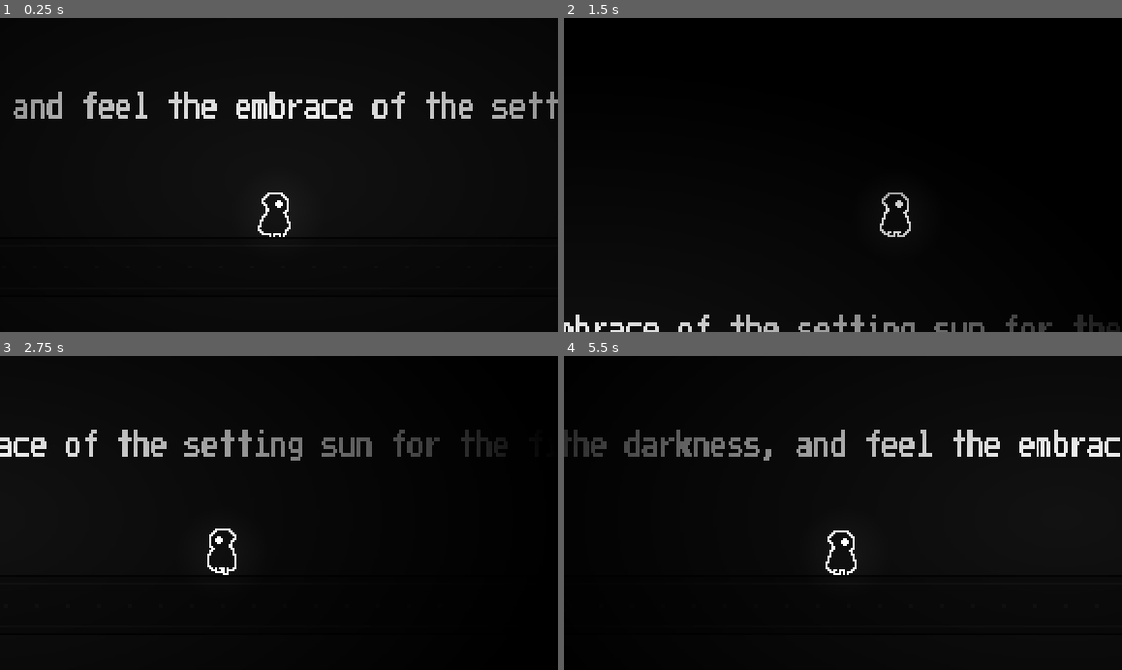
Above: before the commit, frames 1-4 (two rows, left to right).
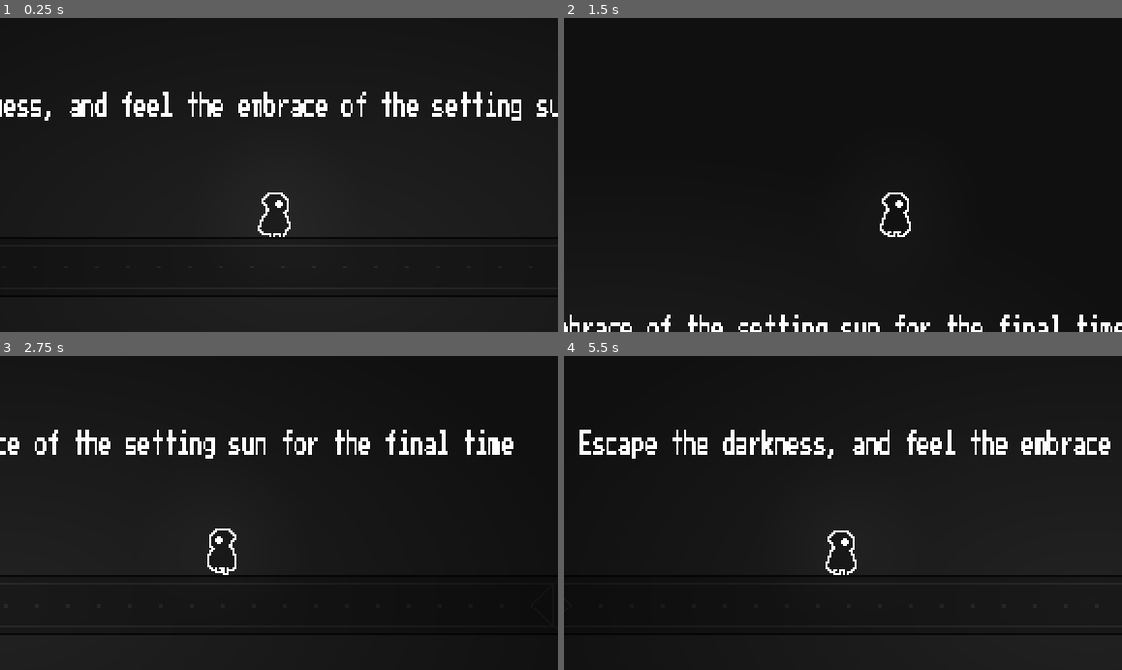
Above: after the commit, the same moments.

Repository: cheeseEnthusiasts/dusks-embrace
Game: Godot game, scene res://scenes/levels/startingroom.tscn
The game is run twice, just before and just after one commit, with the same random seed, the same clock (stepped at 60 frames per second) and the same inputs.
Inputs:
- Up to frame 1 (0.25 s): no input
- Up to frame 2 (1.5 s): tap Enter (ui_accept) at 0.5, 0.77 s; hold Right (ui_right) from 0.53 s (still down); tap Shift (player_dash) at 0.6, 1.35 s
- Up to frame 3 (2.75 s): tap Enter (ui_accept) at 1.52 s; release Right (ui_right) at 2.03 s; hold Left (ui_left) from 2.03 s (still down); tap Shift (player_dash) at 2.1 s
- Up to frame 4 (5.5 s): release Left (ui_left) at 2.78 s; hold Right (ui_right) 2.78-4.28 s; tap Shift (player_dash) every 0.75 s from 2.85 to 5.1 s; tap Enter (ui_accept) at 3.02, 3.77, 4.52, 5 s; hold Left (ui_left) 4.28-5.03 s; hold Right (ui_right) from 5.03 s (still down)

The runs differ from the first frame. In frame 1, 4.2% of the frame differs, in the area x 0-100%, y 23-87%; in frame 2, 2.5%; in frame 3, 3.7%; in frame 4, 4.3%.

Commit message:
More platforms, keybind import

Diff:
--- a/project.godot
+++ b/project.godot
@@ -70,6 +70,11 @@
 "events": [Object(InputEventKey,"resource_local_to_scene":false,"resource_name":"","device":0,"window_id":0,"alt_presse …(181 unchanged characters)…
 ]
 }
+interact={
+"deadzone": 0.5,
+"events": [Object(InputEventKey,"resource_local_to_scene":false,"resource_name":"","device":-1,"window_id":0,"alt_pressed":false,"shift_pressed":false,"ctrl_pressed":false,"meta_pressed":false,"pressed":false,"keycode":0,"physical_keycode":69,"key_label":0,"unicode":101,"echo":false,"script":null)
+]
+}
 
 [rendering]
 
--- a/scenes/characters/player.tscn
+++ b/scenes/characters/player.tscn
@@ -1,20 +1,11 @@
-[gd_scene load_steps=27 format=3 uid="uid://j6p1euxnij8r"]
+[gd_scene load_steps=26 format=3 uid="uid://j6p1euxnij8r"]
 
 [ext_resource type="Script" path="res://scripts/characters/player/player.gd" id="1_rnsiy"]
 [ext_resource type="Texture2D" uid="uid://b0c5y5vu4o3lv" path="res://assets/betteritem.png" id="2_58gf2"]
 [ext_resource type="Shader" path="res://scenes/characters/player.gdshader" id="2_ee1jn"]
+[ext_resource type="Texture2D" uid="uid://crg6ily7xc3dq" path="res://scripts/light.png" id="2_vrewl"]
 [ext_resource type="Texture2D" uid="uid://dl86xpvglul3t" path="res://assets/jumo.png" id="3_cqy22"]
 [ext_resource type="Texture2D" uid="uid://cnvrhanu5bo56" path="res://assets/run.png" id="3_gplx8"]
-
-[sub_resource type="Gradient" id="Gradient_l3h7w"]
-offsets = PackedFloat32Array(0.00645161, 0.16129, 0.554839)
-colors = PackedColorArray(0.412152, 0.412152, 0.412152, 1, 0.393548, 0.393548, 0.393548, 1, 0, 0, 0, 1)
-
-[sub_resource type="GradientTexture2D" id="GradientTexture2D_wegv1"]
-gradient = SubResource("Gradient_l3h7w")
-use_hdr = true
-fill = 1
-fill_from = Vector2(0.509174, 0.495413)
 
 [sub_resource type="RectangleShape2D" id="RectangleShape2D_001xl"]
 size = Vector2(6, 22)
@@ -159,11 +150,11 @@
 script = ExtResource("1_rnsiy")
 
 [node name="PointLight2D" type="PointLight2D" parent="."]
-position = Vector2(-1, 5)
-energy = 1.42
+scale = Vector2(0.19, 0.195)
+energy = 0.54
 shadow_enabled = true
 shadow_filter = 2
-texture = SubResource("GradientTexture2D_wegv1")
+texture = ExtResource("2_vrewl")
 
 [node name="CollisionShape2D" type="CollisionShape2D" parent="."]
 position = Vector2(-1, 5)
--- a/scenes/levels/startingroom.tscn
+++ b/scenes/levels/startingroom.tscn
@@ -19,6 +19,9 @@
 
 [sub_resource type="RectangleShape2D" id="RectangleShape2D_082w6"]
 size = Vector2(20.7866, 5.81197)
+
+[sub_resource type="RectangleShape2D" id="RectangleShape2D_t6ime"]
+size = Vector2(1.12067, 5.73788)
 
 [sub_resource type="TileSetAtlasSource" id="TileSetAtlasSource_ukkye"]
 texture = ExtResource("4_p7mxq")
@@ -42,57 +45,67 @@
 [node name="startingroom" type="Node2D"]
 
 [node name="Background" type="Sprite2D" parent="."]
-position = Vector2(985, 145)
-scale = Vector2(53.4375, 22.6094)
+position = Vector2(742, 6)
+scale = Vector2(106.063, 80.4141)
 texture = SubResource("GradientTexture2D_llmht")
 
 [node name="player" parent="." instance=ExtResource("1_w2ooc")]
+z_index = 1
 position = Vector2(142, 40)
-
-[node name="Lighting" type="Node" parent="."]
-
-[node name="Starting Light" type="PointLight2D" parent="Lighting"]
-position = Vector2(145, 49)
-scale = Vector2(1.30717, 0.748236)
-energy = 1.49
-shadow_enabled = true
-texture = ExtResource("2_uyy4v")
-
-[node name="Platform1" type="PointLight2D" parent="Lighting"]
-position = Vector2(623, 90)
-scale = Vector2(0.592225, 0.384805)
-energy = 0.93
-texture = ExtResource("2_uyy4v")
 
 [node name="platforms" type="StaticBody2D" parent="."]
 position = Vector2(162, 133)
 scale = Vector2(27.6621, 5.16176)
 physics_material_override = SubResource("PhysicsMaterial_3oynt")
 
-[node name="Platform 1" type="CollisionShape2D" parent="platforms"]
+[node name="Platform1" type="CollisionShape2D" parent="platforms"]
 position = Vector2(16.6835, -7.94303)
 scale = Vector2(1.06098, 1.04081)
 shape = SubResource("RectangleShape2D_eyuei")
 
-[node name="CollisionShape2D" type="CollisionShape2D" parent="platforms"]
+[node name="Platform1" type="PointLight2D" parent="platforms/Platform1"]
+scale = Vector2(0.0201788, 0.0716261)
+energy = 0.93
+texture = ExtResource("2_uyy4v")
+
+[node name="Starting Platform" type="CollisionShape2D" parent="platforms"]
 position = Vector2(-0.0903759, -7.94303)
 shape = SubResource("RectangleShape2D_082w6")
 
+[node name="Starting Light" type="PointLight2D" parent="platforms/Starting Platform"]
+scale = Vector2(0.0472548, 0.144957)
+energy = 1.49
+shadow_enabled = true
+texture = ExtResource("2_uyy4v")
+
+[node name="Platform2" type="CollisionShape2D" parent="platforms"]
+position = Vector2(21.8892, -16.8918)
+scale = Vector2(1, 1)
+shape = SubResource("RectangleShape2D_t6ime")
+
+[node name="Platform2" type="PointLight2D" parent="platforms/Platform2"]
+position = Vector2(-0.0178413, -0.15669)
+scale = Vector2(0.00636647, 0.0283629)
+energy = 0.93
+texture = ExtResource("2_uyy4v")
+
 [node name="darkness" type="CanvasModulate" parent="."]
+visible = false
+z_index = 2
 color = Color(0, 0, 0, 1)
 
 [node name="TileMap" type="TileMap" parent="."]
 scale = Vector2(0.999095, 0.961422)
 tile_set = SubResource("TileSet_b2xkm")
 format = 2
-layer_0/tile_data = PackedInt32Array(393208, 0, 0, 393209, 6 …(1435 unchanged characters)… 65536, 2, 458745, 65536, 2, 458744, 0, 2)
+layer_0/tile_data = PackedInt32Array(393208, 0, 0, 393209, 6 …(1435 unchanged characters)… 65536, 2, 458745, 65536, 2, 458744, 0, 2, 196655, 0, 2, 196656, 131072, 2, 131120, 131072, 0, 131119, 0, 0)
 
 [node name="Label" type="Label" parent="."]
-offset_left = -181.0
+offset_left = -107.0
 offset_top = 2.0
-offset_right = 1083.0
-offset_bottom = 28.0
-scale = Vector2(0.552637, 0.956564)
+offset_right = 1157.0
+offset_bottom = 27.0
+scale = Vector2(0.418858, 0.931284)
 theme_override_fonts/font = ExtResource("3_xiay5")
 theme_override_font_sizes/font_size = 16
 text = "Escape the darkness, and feel the embrace of the setting sun for the final time"
--- a/scripts/global.gd
+++ b/scripts/global.gd
@@ -1,5 +1,4 @@
 extends Node
-
 
 func _ready():
 	pass
Binary file added: assets/keybinding.png
Not shown, added: assets/keybinding.png.import
Not shown: 1 places in scenes/levels/startingroom.tscn that only renumber resources
